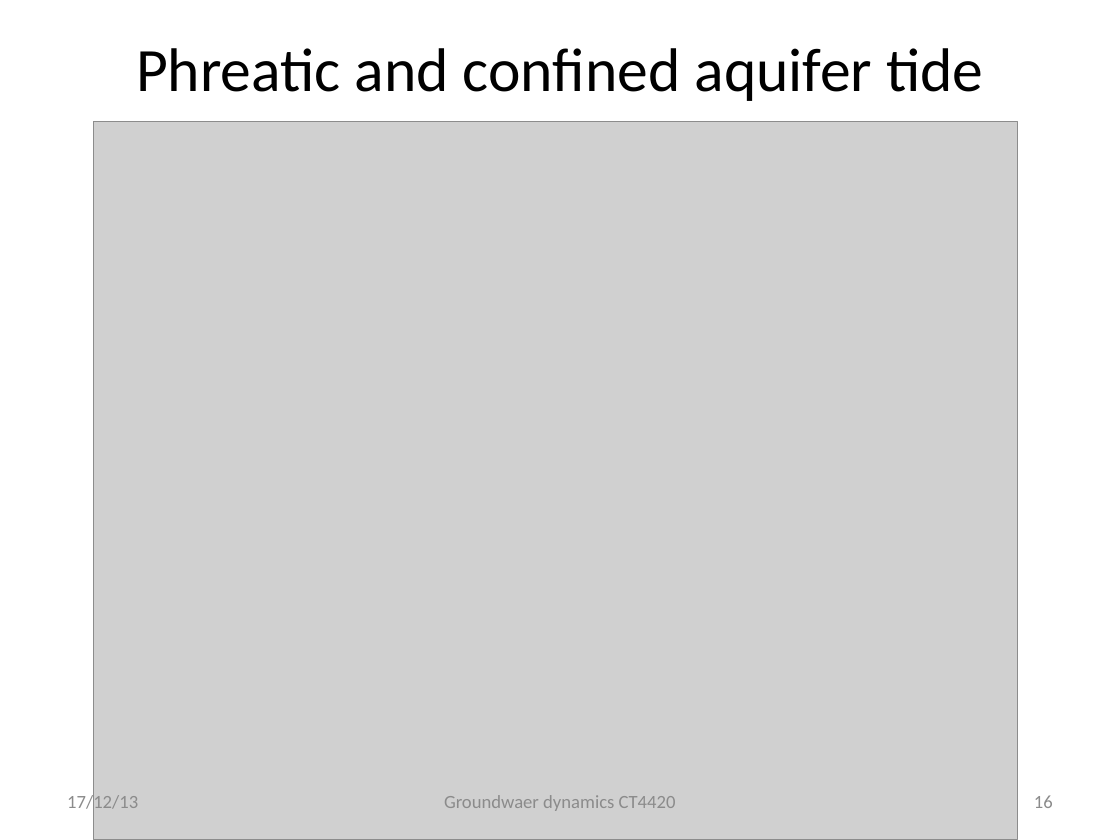
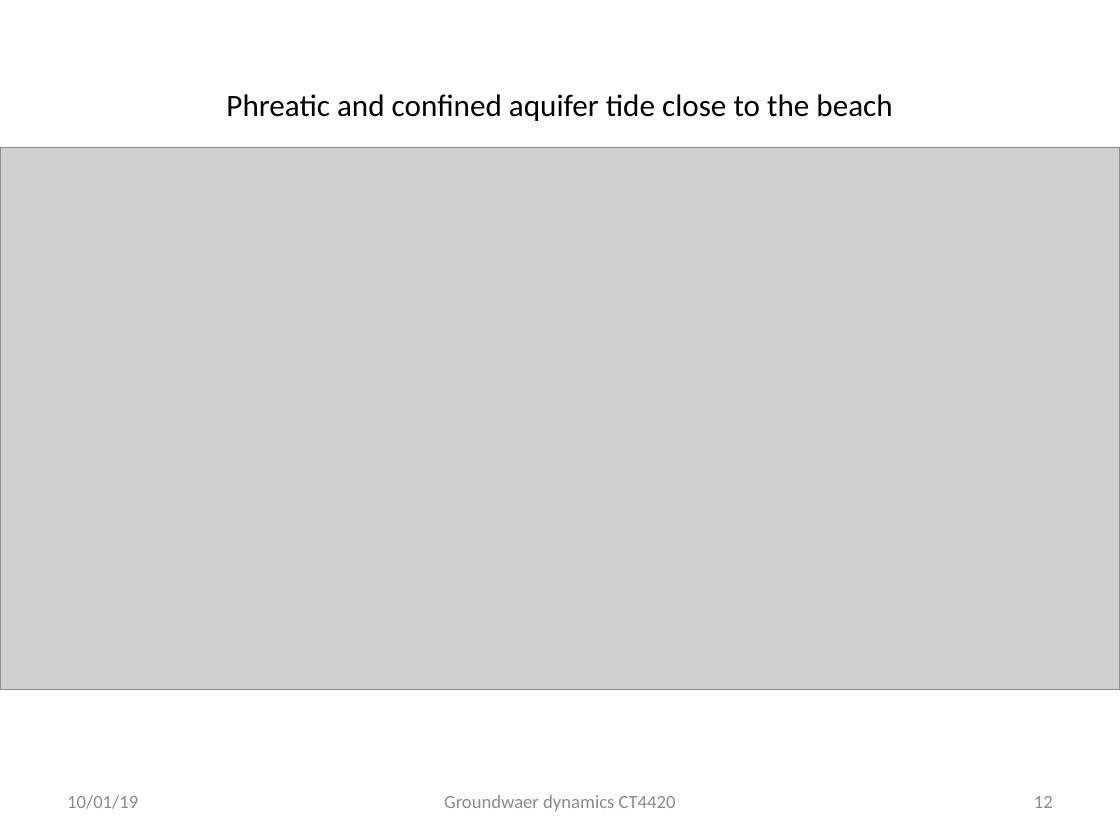
Before and after one commit to Olsthoorn/TransientGroundwaterFlow, a slide deck: slide 12 of PowerPoint/Groundwater Dynamics AWD.pptx (slide 16 before the commit). Drawn at 1120x840 pixels with LibreOffice and Linux fonts; fonts in the diff are those of the drawing; grey boxes stand for pictures. Boxes give left, top, right and bottom in pixels: in the first picture for what was removed or moved away, otherwise in the second. Text is boxed around its words. In the diff, an @@ line names an element or a change of style, - is before the commit and + after.

```diff
--- a/PowerPoint/Groundwater Dynamics AWD.pptx
+++ b/PowerPoint/Groundwater Dynamics AWD.pptx
@@ title "Phreatic and confined aquifer tide ..." at (x1=226, y1=94, x2=892, y2=121): size 39.6 to 20 pt @@
@@ picture resized from (x1=93, y1=121, x2=1017, y2=840) to (x1=0, y1=148, x2=1120, y2=690) @@
@@ text at (x1=67, y1=795, x2=138, y2=809): text changed @@
-17/12/13
+10/01/19
@@ page number at (x1=1034, y1=796, x2=1053, y2=808): text changed @@
-16
+12
```
Also in this commit, not shown: 13 other slides changed, 9 slides removed.
